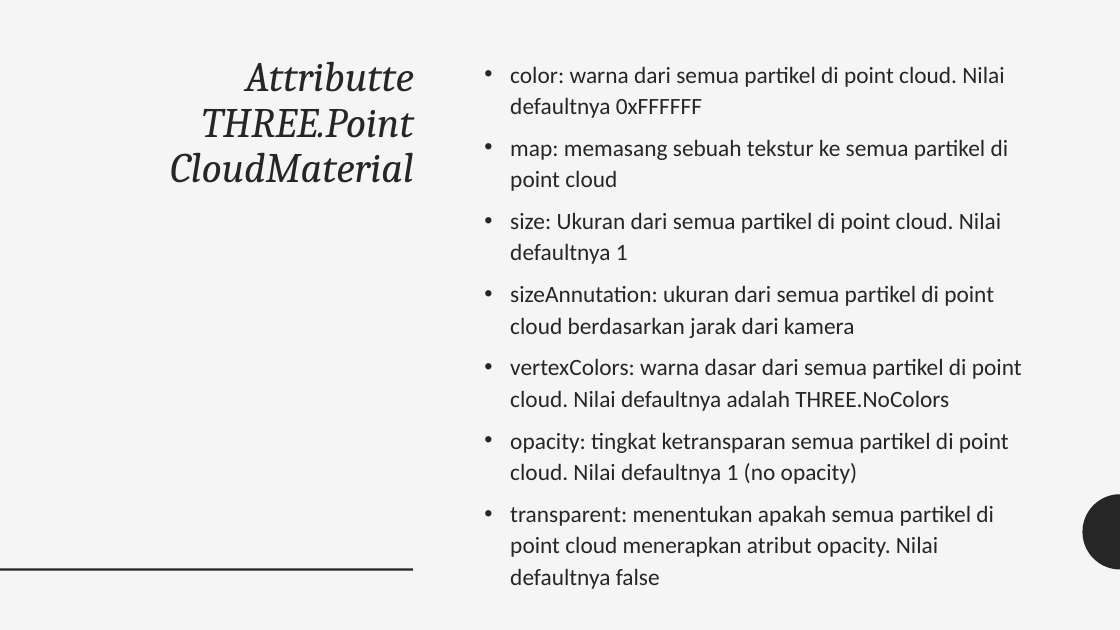
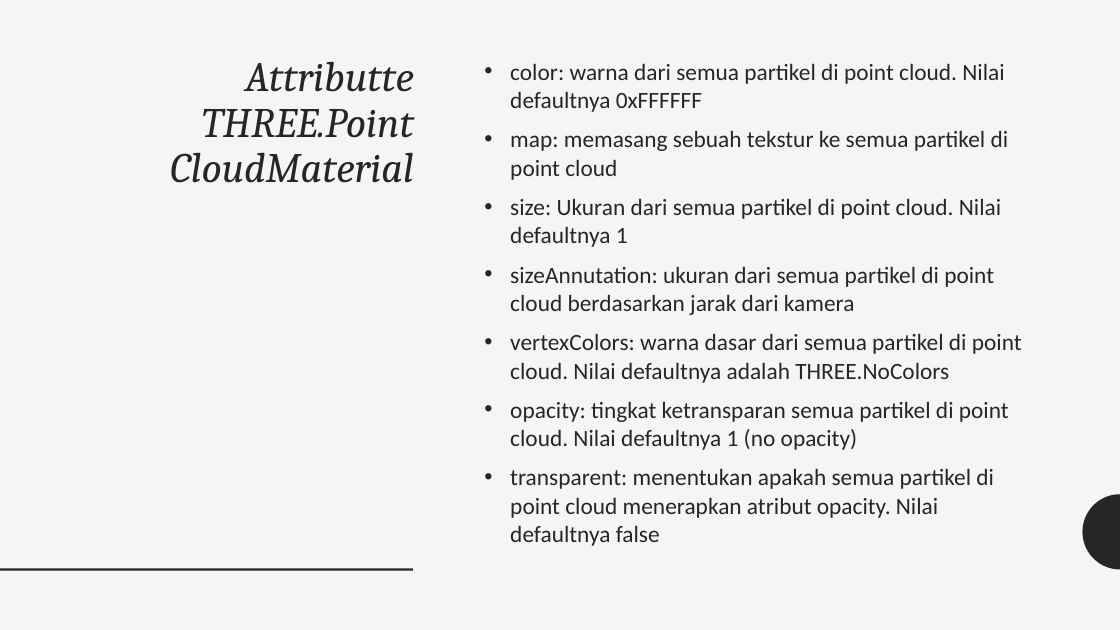
Before and after one commit to grafkom-d-if-its-2019/threejs-presentation-yolo, a slide deck: slide 6 of presentation/Particles, Sprites, and the Point Cloud.pptx. Drawn at 1120x630 pixels with LibreOffice and Linux fonts; fonts in the diff are those of the drawing. Boxes give left, top, right and bottom in pixels: in the first picture for what was removed or moved away, otherwise in the second. Text is boxed around its words. In the diff, an @@ line names an element or a change of style, - is before the commit and + after.

```diff
--- a/presentation/Particles, Sprites, and the Point Cloud.pptx
+++ b/presentation/Particles, Sprites, and the Point Cloud.pptx
@@ text "color: warna dari semua partikel ..." at (x1=510, y1=63, x2=1022, y2=546): line spacing 1.12 to 1.02 @@
```
Also in this commit, not shown: 4 other slides changed.
